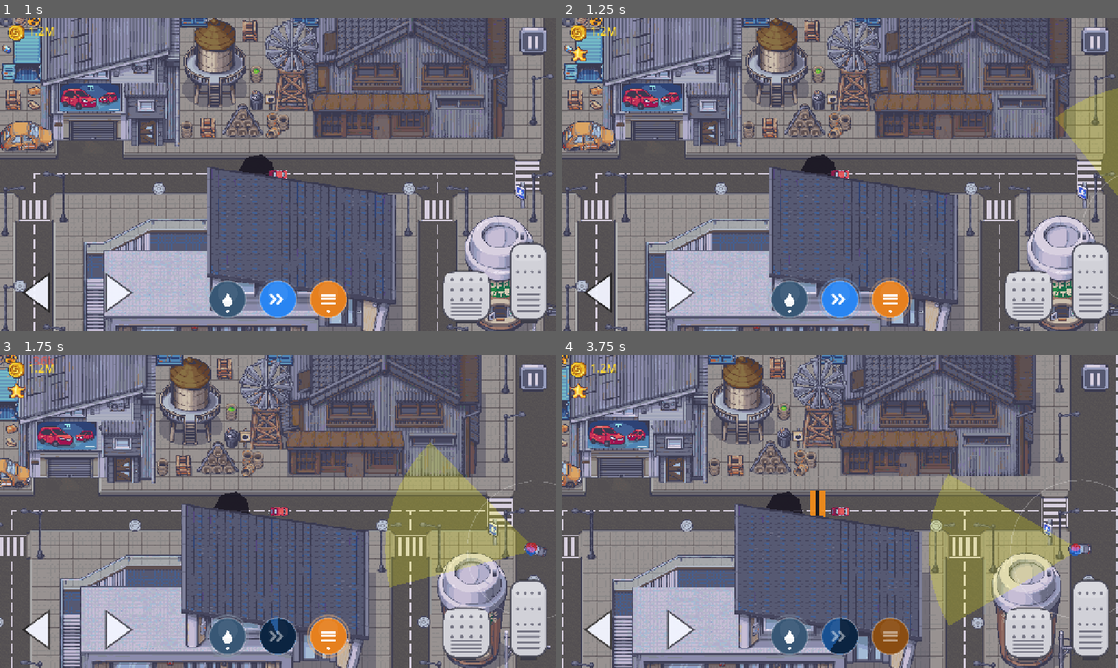
Above: before the commit, frames 1-4 (two rows, left to right).
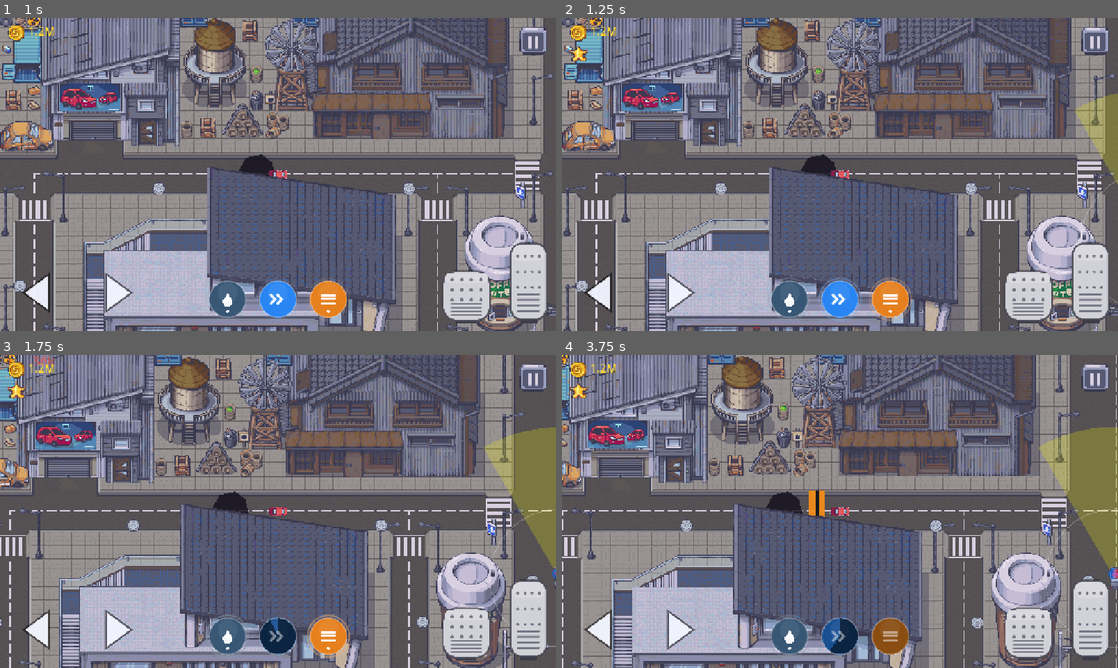
Above: after the commit, the same moments.

Repository: Gubari/Getaway-Racing
Game: Godot game, scene res://scenes/main/main.tscn
Same seed, same stepped clock (60 frames per second), same inputs: the game is played once before the commit and once after it. Sound files missing from this copy of the repository are replaced by a short silence.
Inputs (mouse positions are in pixels of both pictures, inside the frame that each line leads up to):
- Up to frame 1 (1 s): tap Enter at 0.5 s; drag from (227, 299) to (88, 149) at 0.52 s
- Up to frame 2 (1.25 s): no input
- Up to frame 3 (1.75 s): drag from (278, 636) to (88, 486) at 1.27 s
- Up to frame 4 (3.75 s): move the mouse to (890, 636) at 2.02 s; hold D (steer_right) 2.03-2.75 s; tap W (gas) at 2.1, 3.6 s; click (890, 636) at 2.17 s; drag from (812, 574) to (673, 464) at 2.77 s; move the mouse to (1006, 558) at 3.52 s; hold A (steer_left) from 3.53 s (still down)

Frame 1 is identical in both runs. In frame 2, 0.9% of the frame differs, in the area x 88-100%, y 22-92%; in frame 3, 30%, in the area x 0-100%, y 0-100%; in frame 4, 19%.

Commit message:
Camera bounds Fix

Diff:
--- a/scenes/levels/city.gd
+++ b/scenes/levels/city.gd
@@ -19,7 +19,7 @@
 
 @export_group("Camera / Map Bounds")
 ## Granice kamere — kamera ne vidi van ovog pravougaonika.
-## Auto: spaja Outline/Road/Sidewalk/Buildings (puna mapa).
+## Auto: spaja Road/Sidewalk/Buildings (Outline ima off-map tile-ove van igre).
 @export var camera_bounds_from_outline: bool = true
 @export var camera_bounds_padding: Vector2 = Vector2.ZERO
 ## Rucno ako auto nije ukljucen ili Outline nije popunjen.
@@ -54,7 +54,7 @@
 	return Vector3i(heat_tier_1_max_cars, heat_tier_2_max_cars, heat_tier_3_max_cars)
 
 const CAMERA_BOUNDS_LAYERS: Array[StringName] = [
-	&"Outline", &"Road", &"Sidewalk", &"Buildings",
+	&"Road", &"Sidewalk", &"Buildings",
 ]
 
 func get_arena_rect() -> Rect2:
@@ -87,8 +87,12 @@
 	if used.size == Vector2i.ZERO:
 		return Rect2()
 	var tile_size := Vector2(layer.tile_set.tile_size)
-	var top_left := layer.to_global(layer.map_to_local(used.position))
-	return Rect2(top_left, Vector2(used.size) * tile_size)
+	var half := tile_size * 0.5
+	var first_center := layer.map_to_local(used.position)
+	var last_center := layer.map_to_local(used.position + used.size - Vector2i.ONE)
+	var top_left := layer.to_global(first_center - half)
+	var bottom_right := layer.to_global(last_center + half)
+	return Rect2(top_left, bottom_right - top_left)
 
 func _apply_camera_padding(rect: Rect2) -> Rect2:
 	return Rect2(rect.position + camera_bounds_padding, rect.size - camera_bounds_padding * 2.0)
--- a/scenes/player/player.gd
+++ b/scenes/player/player.gd
@@ -117,13 +117,28 @@
 func _apply_camera_limits() -> void:
 	if _arena_rect.size == Vector2.ZERO:
 		return
-	_camera.limit_enabled = true
+	_camera.limit_enabled = false
 	_camera.limit_smoothed = false
-	_camera.limit_left = int(_arena_rect.position.x)
-	_camera.limit_top = int(_arena_rect.position.y)
-	_camera.limit_right = int(_arena_rect.position.x + _arena_rect.size.x)
-	_camera.limit_bottom = int(_arena_rect.position.y + _arena_rect.size.y)
-	_camera.force_update_scroll()
+	_clamp_camera_to_arena()
+
+func _clamp_camera_to_arena() -> void:
+	if _arena_rect.size == Vector2.ZERO:
+		return
+	var half := get_viewport().get_visible_rect().size / (2.0 * _camera.zoom)
+	var min_pos := _arena_rect.position + half
+	var max_pos := _arena_rect.position + _arena_rect.size - half
+	var target := global_position
+	var cx := target.x
+	var cy := target.y
+	if min_pos.x <= max_pos.x:
+		cx = clampf(target.x, min_pos.x, max_pos.x)
+	else:
+		cx = _arena_rect.get_center().x
+	if min_pos.y <= max_pos.y:
+		cy = clampf(target.y, min_pos.y, max_pos.y)
+	else:
+		cy = _arena_rect.get_center().y
+	_camera.global_position = Vector2(cx, cy)
 
 func _maybe_refresh_camera_limits() -> void:
 	if _camera.zoom.is_equal_approx(_last_camera_zoom):
@@ -164,6 +179,7 @@
 	_update_depth_sort()
 	_update_car_sprite(delta)
 	_update_camera_effects(delta)
+	_clamp_camera_to_arena()
 	_update_engine_audio(delta)
 
 func _update_depth_sort() -> void:
--- a/scenes/player/player.tscn
+++ b/scenes/player/player.tscn
@@ -20,6 +20,5 @@
 hframes = 6
 
 [node name="Camera2D" type="Camera2D" parent="." unique_id=357124143]
-position_smoothing_enabled = true
-position_smoothing_speed = 10.0
+position_smoothing_enabled = false
 audio_listener_enabled = true
